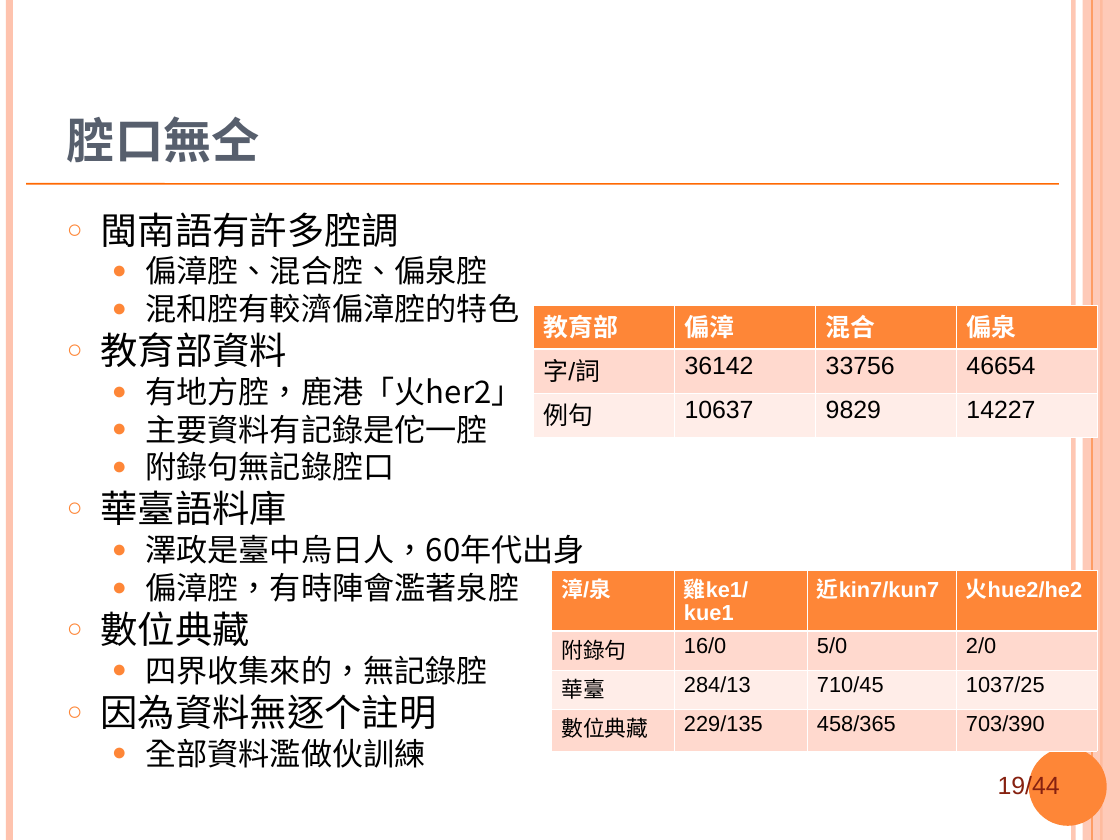
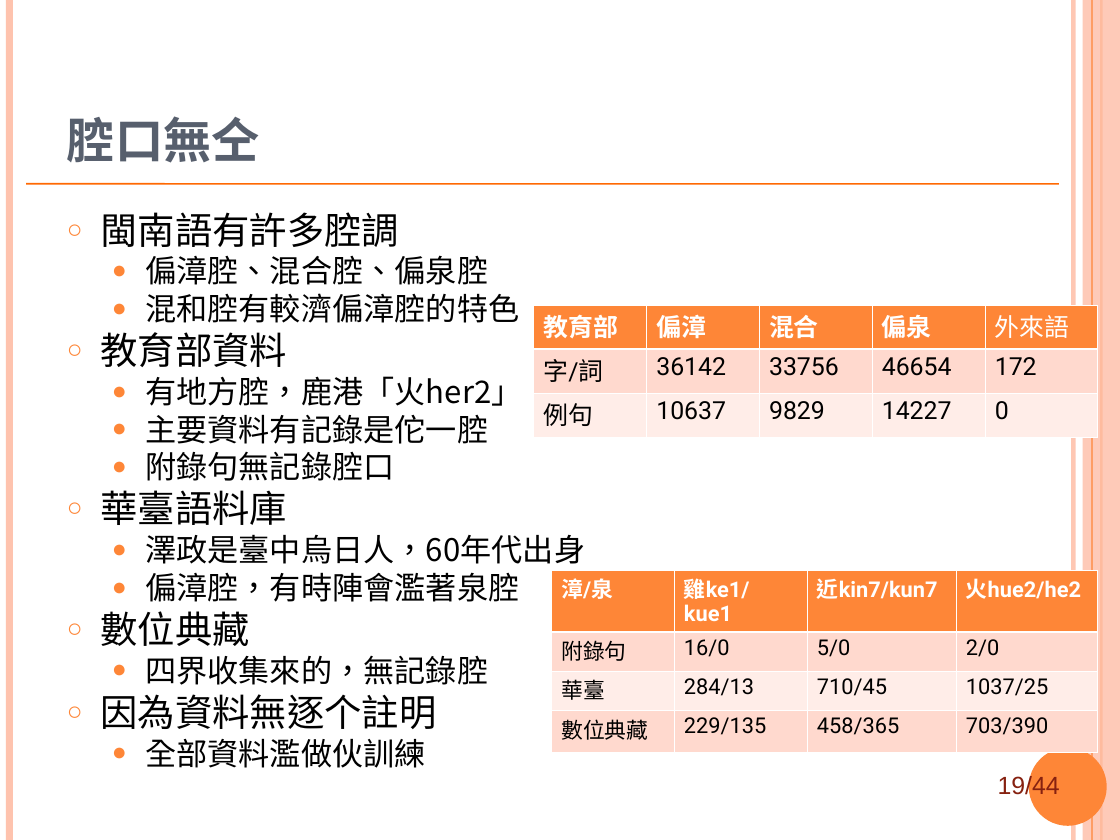
Before and after one commit to sih4sing5hong5/po3-ko3_tau5-iann2-phinn3, a slide deck: slide 19 of 翻譯報告.ppt. Drawn at 1120x840 pixels with LibreOffice and Linux fonts; fonts in the diff are those of the drawing; background and template pictures are left out. Boxes give left, top, right and bottom in pixels: in the first picture for what was removed or moved away, otherwise in the second. Text is boxed around its words. In the diff, an @@ line names an element or a change of style, - is before the commit and + after.

```diff
--- a/翻譯報告.ppt
+++ b/翻譯報告.ppt
@@ table at [533,306,1099,438] @@
+column 5: 外來語 | 172 | 0
@@ table at [551,570,1098,744] @@
@@ font Arial to Roboto @@
```
Also in this commit, not shown: 7 other slides changed.
